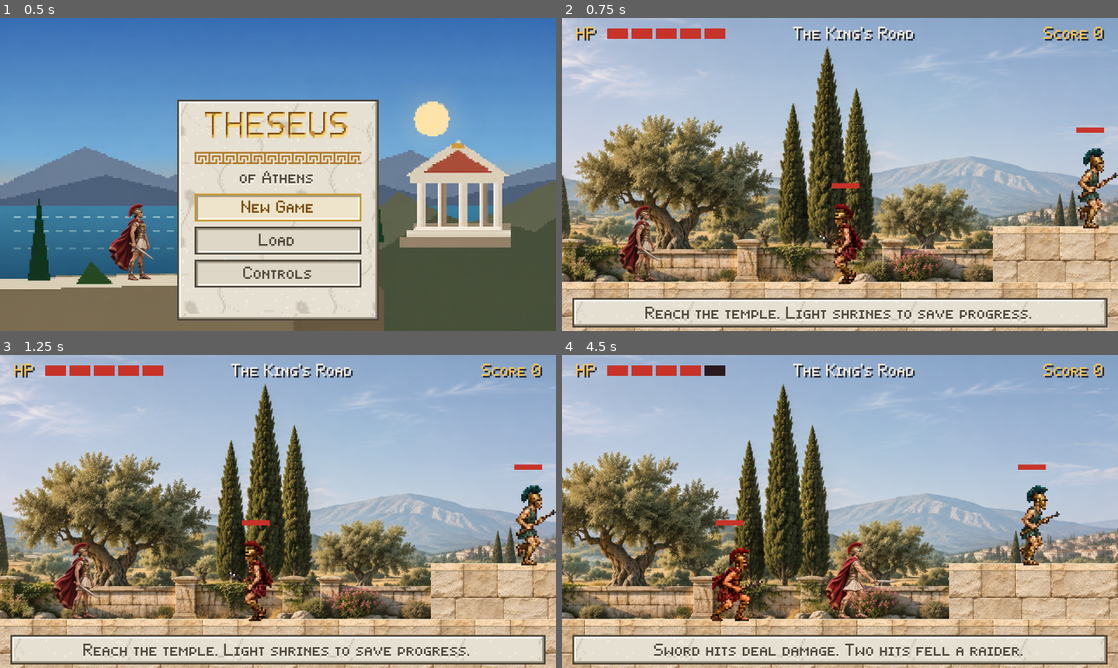
Above: before the commit, frames 1-4 (two rows, left to right).
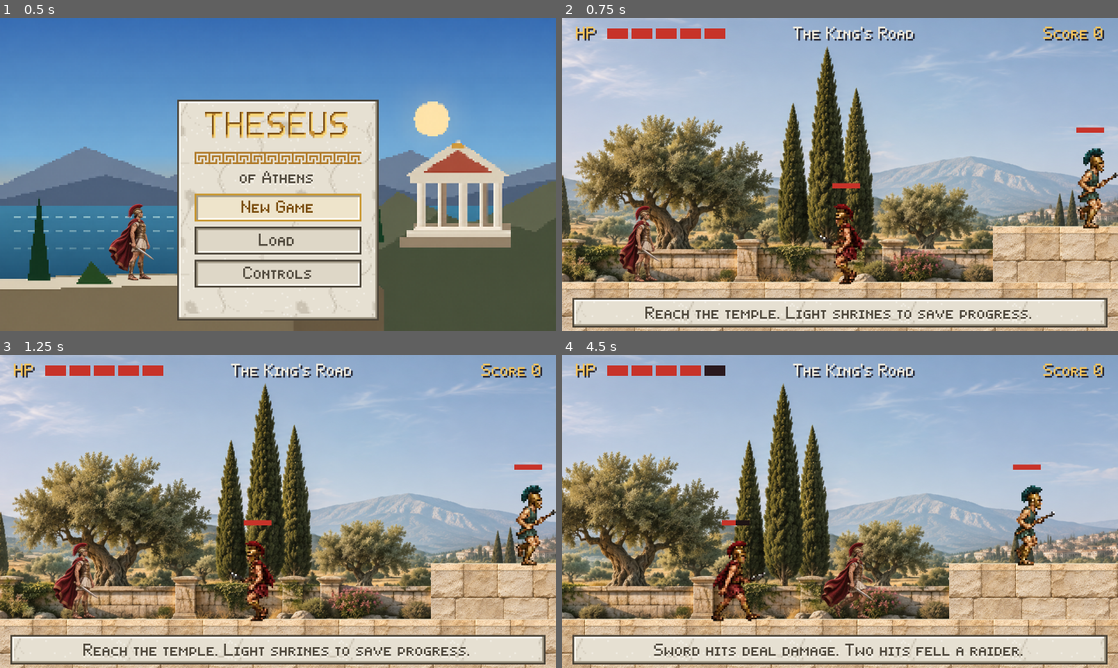
Above: after the commit, the same moments.

Repository: christsantiris/Theseus
Game: Godot game, scene res://scenes/main/main.tscn
The game is run twice, just before and just after one commit, with the same random seed, the same clock (stepped at 60 frames per second) and the same inputs. Sound files missing from this copy of the repository are replaced by a short silence.
Inputs:
- Up to frame 1 (0.5 s): no input
- Up to frame 2 (0.75 s): click "New Game" at 0.5 s
- Up to frame 3 (1.25 s): no input
- Up to frame 4 (4.5 s): tap Enter at 1.25 s; hold D (move_right) 1.28-2.78 s; tap Space (attack) at 1.35, 2.3, 2.85, 3.8, 4.35 s; tap Up (jump) at 1.52, 1.55, 1.82, 2.1, 2.27, 2.57, 3.05, 3.77, 4.07 s; hold A (move_left) 2.78-3.53 s; hold D (move_right) from 3.53 s (still down); tap Down (duck) at 3.6 s

Frame 1 is identical in both runs. In frame 2, 0.2% of the frame differs, in the area x 46-55%, y 52-86%; in frame 3, 0.6%; in frame 4, 3.0%, in the area x 26-90%, y 34-86%.

Commit message:
Curve level difficulty with tuned enemy timing

Diff:
--- a/scenes/enemies/bronze_bull.gd
+++ b/scenes/enemies/bronze_bull.gd
@@ -74,7 +74,7 @@
 			if _cooldown <= 0 and _can_engage():
 				_enter("windup")
 		"windup":
-			if _state_time >= WINDUP_SECONDS:
+			if _state_time >= _telegraph(WINDUP_SECONDS):
 				_enter("charge" if _corridor_clear(40) else "recover")
 		"charge":
 			if _state_time >= CHARGE_SECONDS or not _corridor_clear(36):
@@ -90,8 +90,8 @@
 			elif _corridor_clear(32):
 				velocity.x = direction * RIDE_SPEED
 		"recover":
-			if _state_time >= 0.5:
-				_cooldown = 1.0
+			if _state_time >= _punish(0.5):
+				_cooldown = _rest(1.0)
 				_enter("idle")
 	# A cool sheen marks the exposed back; amber warns that the ride is ending.
 	sprite.modulate = Color(1.15, 0.88, 0.65) if _state == "recover" else Color(0.85, 1.1, 1.15) if can_ride() else Color.WHITE
--- a/scenes/enemies/cerberus_pup.gd
+++ b/scenes/enemies/cerberus_pup.gd
@@ -67,7 +67,7 @@
 				_enter("windup")
 		"windup":
 			velocity.x = 0
-			if _state_time >= WINDUP_SECONDS:
+			if _state_time >= _telegraph(WINDUP_SECONDS):
 				# Follow the telegraphed direction, even if Theseus crossed behind us.
 				_enter("pounce" if _pounce_safe() else "recover")
 		"pounce":
@@ -79,9 +79,9 @@
 			velocity.x = 0
 			if _has_focus:
 				_face_player(FOCUS_HEIGHT)
-			if _state_time >= RECOVERY_SECONDS:
+			if _state_time >= _punish(RECOVERY_SECONDS):
 				_release_attack()
-				_cooldown = 0.9
+				_cooldown = _rest(0.9)
 				_enter("run")
 	sprite.modulate = Color(1.15, 0.92, 0.75) if _state == "windup" else Color.WHITE
 
--- a/scenes/enemies/cyclops_slinger.gd
+++ b/scenes/enemies/cyclops_slinger.gd
@@ -87,7 +87,7 @@
 				_enter("windup")
 		"windup":
 			# The direction and launch velocity stay fixed once the windup begins.
-			if _state_time >= WINDUP_SECONDS:
+			if _state_time >= _telegraph(WINDUP_SECONDS):
 				_enter("throw")
 		"throw":
 			if _state_time >= THROW_SECONDS:
@@ -95,13 +95,13 @@
 		"reload":
 			if _has_focus:
 				_face_player(FOCUS_HEIGHT)
-			if _state_time >= RELOAD_SECONDS:
+			if _state_time >= _punish(RELOAD_SECONDS):
 				_enter("recover")
 		"recover":
 			if _has_focus:
 				_face_player(FOCUS_HEIGHT)
-			if _state_time >= RECOVERY_SECONDS:
-				_cooldown = ATTACK_COOLDOWN
+			if _state_time >= _punish(RECOVERY_SECONDS):
+				_cooldown = _rest(ATTACK_COOLDOWN)
 				_enter("idle")
 	_tint()
 
--- a/scenes/enemies/enemy.gd
+++ b/scenes/enemies/enemy.gd
@@ -7,6 +7,7 @@
 const GRAVITY := 900.0
 const FOCUS_RANGE := 224.0
 const FOCUS_HEIGHT := 96.0
+const Difficulty := preload("res://scenes/levels/difficulty.gd")
 
 @export var points := 100
 @export var direction := 1
@@ -20,6 +21,9 @@
 @onready var sprite: AnimatedSprite2D = $AnimatedSprite2D
 @onready var contact: Area2D = $Contact
 
+## Level difficulty, assigned by the level before the enemy enters the tree.
+## Enemies placed elsewhere keep their authored timings.
+var tuning: Dictionary = Difficulty.NEUTRAL
 var alive := true
 var hp := 2
 var _body_shape := RectangleShape2D.new()
@@ -27,7 +31,10 @@
 
 
 func _ready() -> void:
+	if tuning.elite:
+		max_hp += 1
 	hp = max_hp
+	walk_speed *= tuning.speed
 	add_to_group("enemies")
 	_body_shape.size = Vector2(body_half_width * 2.0, body_height)
 	$CollisionShape2D.shape = _body_shape
@@ -55,6 +62,21 @@
 
 func _tick(_delta: float) -> void:
 	pass
+
+
+## Windup before an attack lands, scaled for the level.
+func _telegraph(seconds: float) -> float:
+	return Difficulty.telegraph(seconds, tuning)
+
+
+## Recovery after an attack, while the enemy can be countered.
+func _punish(seconds: float) -> float:
+	return Difficulty.punish(seconds, tuning)
+
+
+## Pause before the next attack.
+func _rest(seconds: float) -> float:
+	return Difficulty.rest(seconds, tuning)
 
 
 func _initial_animation() -> String:
--- a/scenes/enemies/hoplite.gd
+++ b/scenes/enemies/hoplite.gd
@@ -68,14 +68,14 @@
 			frame = 2
 		_show_rise(frame)
 		if _state_time >= 0.66:
-			_thrust_lock = 0.45
+			_thrust_lock = _rest(0.45)
 			_enter("march")
 	elif _state == "stun":
 		velocity.x = 0.0
 		_play("windup")
 		sprite.modulate = Color(1.45, 1.35, 0.85)
 		if _stun <= 0.0:
-			_thrust_lock = 0.4
+			_thrust_lock = _rest(0.4)
 			_enter("march")
 	elif _state == "march":
 		_move_with_focus(walk_speed, 30.0, delta)
@@ -87,7 +87,7 @@
 	elif _state == "windup":
 		velocity.x = 0.0
 		_play("windup")
-		if _state_time >= 0.22:
+		if _state_time >= _telegraph(0.22):
 			_enter("thrust")
 	elif _state == "thrust":
 		velocity.x = 0.0
@@ -101,7 +101,7 @@
 				_strike_hits[id] = true
 				body.hurt(1)
 		if _state_time >= 0.18:
-			_thrust_lock = 1.15
+			_thrust_lock = _rest(1.15)
 			_enter("march")
 
 
--- a/scenes/enemies/hydra.gd
+++ b/scenes/enemies/hydra.gd
@@ -81,7 +81,7 @@
 				if _active_head != null:
 					_enter("windup")
 		"windup":
-			if _state_time >= WINDUP_SECONDS:
+			if _state_time >= _telegraph(WINDUP_SECONDS):
 				_enter("strike" if _bite_clear() else "recover")
 		"strike":
 			if _state_time >= STRIKE_SECONDS:
@@ -90,8 +90,8 @@
 			if _state_time >= RETREAT_SECONDS:
 				_enter("recover")
 		"recover":
-			if _state_time >= RECOVERY_SECONDS:
-				_cooldown = 0.35
+			if _state_time >= _punish(RECOVERY_SECONDS):
+				_cooldown = _rest(0.35)
 				_enter("idle")
 	_update_heads()
 
--- a/scenes/enemies/lamia.gd
+++ b/scenes/enemies/lamia.gd
@@ -83,7 +83,7 @@
 				_face_player(16.0)
 				_enter("windup")
 		"windup":
-			if _state_time >= WINDUP_SECONDS:
+			if _state_time >= _telegraph(WINDUP_SECONDS):
 				_enter("strike")
 		"strike":
 			if _state_time >= STRIKE_SECONDS:
@@ -97,8 +97,8 @@
 			if _state_time >= GUARD_SECONDS:
 				_enter("recover")
 		"recover":
-			if _state_time >= RECOVERY_SECONDS:
-				_cooldown = ATTACK_COOLDOWN
+			if _state_time >= _punish(RECOVERY_SECONDS):
+				_cooldown = _rest(ATTACK_COOLDOWN)
 				_enter("idle")
 	_tint()
 
--- a/scenes/enemies/peltast.gd
+++ b/scenes/enemies/peltast.gd
@@ -66,7 +66,7 @@
 			_enter("windup")
 	elif _state == "windup":
 		velocity.x = 0.0
-		if _state_time >= WINDUP_SECONDS:
+		if _state_time >= _telegraph(WINDUP_SECONDS):
 			_enter("jab")
 	elif _state == "jab":
 		velocity.x = 0.0
@@ -78,8 +78,8 @@
 		velocity.x = 0.0
 		if _has_focus:
 			_face_player(FOCUS_HEIGHT)
-		if _state_time >= RECOVERY_SECONDS:
-			_cooldown = ATTACK_COOLDOWN
+		if _state_time >= _punish(RECOVERY_SECONDS):
+			_cooldown = _rest(ATTACK_COOLDOWN)
 			_enter("patrol")
 	_tint()
 
--- a/scenes/enemies/raider.gd
+++ b/scenes/enemies/raider.gd
@@ -60,7 +60,7 @@
 				_enter("windup")
 	elif _state == "windup":
 		velocity.x = 0.0
-		if _state_time >= WINDUP_SECONDS:
+		if _state_time >= _telegraph(WINDUP_SECONDS):
 			# Commit to the telegraphed direction; stepping past him causes a miss.
 			if _can_lunge():
 				_enter("lunge")
@@ -76,8 +76,8 @@
 		velocity.x = 0.0
 		if _has_focus:
 			_face_player(FOCUS_HEIGHT)
-		if _state_time >= RECOVERY_SECONDS:
-			_cooldown = ATTACK_COOLDOWN
+		if _state_time >= _punish(RECOVERY_SECONDS):
+			_cooldown = _rest(ATTACK_COOLDOWN)
 			_enter("patrol")
 	_tint()
 
--- a/scenes/enemies/satyr.gd
+++ b/scenes/enemies/satyr.gd
@@ -83,7 +83,7 @@
 					velocity.x = 0.0
 				_play("jump_rise" if velocity.y < 0 else "jump_fall")
 		"windup":
-			if _state_time >= WINDUP_SECONDS:
+			if _state_time >= _telegraph(WINDUP_SECONDS):
 				_enter("charge" if _charge_safe() else "recover")
 		"charge":
 			if _state_time >= CHARGE_SECONDS or not _charge_safe():
@@ -94,7 +94,7 @@
 		"recover", "stagger":
 			if _has_focus:
 				_face_player(FOCUS_HEIGHT)
-			if _state_time >= RECOVERY_SECONDS:
+			if _state_time >= _punish(RECOVERY_SECONDS):
 				_hop_wait = _rng.randf_range(0.3, 0.8)
 				_enter("idle")
 
@@ -169,7 +169,7 @@
 	velocity.x = 0.0
 	horns.position = Vector2(direction * 18, -24)
 	if next == "charge":
-		_cooldown = 1.1
+		_cooldown = _rest(1.1)
 		_strike_hits.clear()
 		_set_body(26, 28, Vector2(direction * 5, -14))
 		velocity.x = direction * CHARGE_SPEED
--- /dev/null
+++ b/scenes/levels/difficulty.gd
@@ -0,0 +1,82 @@
+extends RefCounted
+
+## Level difficulty curve shared by every enemy.
+##
+## Each lever eases from a forgiving Level 1 value toward a limit that stays
+## winnable, so every level is harder than the one before it by a shrinking step:
+##     multiplier(level) = limit + (start - limit) * rate ^ (level - 1)
+## Level 3 is the neutral baseline (all multipliers 1.0). Levels past 5 continue
+## the same curve; the floors below keep every attack readable and punishable.
+##
+##   level   telegraph  punish  rest   speed
+##     1       1.25      1.20   1.25   0.95
+##     2       1.11      1.09   1.11   0.98
+##     3       1.00      1.00   1.00   1.00
+##     4       0.92      0.93   0.91   1.02
+##     5       0.86      0.88   0.85   1.04
+##     8       0.77      0.78   0.72   1.09
+##
+## Damage stays at one health per hit on every level: with five health, larger
+## hits would be the sudden spike this curve is meant to avoid.
+
+## Shortest windup a tuned attack may have, in seconds. Human reaction time is
+## roughly 0.25 seconds, so a tuned telegraph is never shorter than this.
+const MIN_TELEGRAPH := 0.3
+## Shortest window to counter after a missed attack.
+const MIN_PUNISH := 0.35
+## Shortest pause between attacks.
+const MIN_REST := 0.35
+## Level from which a level's gate guard gains one extra health as a mini-boss.
+const ELITE_FROM_LEVEL := 3
+
+## start: Level 1 multiplier; limit: value approached on late levels; rate:
+## how quickly each level closes the remaining gap.
+const CURVES := {
+	# Windup before an attack lands. Lower is harder.
+	"telegraph": {"start": 1.25, "limit": 0.70, "rate": 0.7385},
+	# Recovery after an attack, while the enemy is open to a counter.
+	"punish": {"start": 1.20, "limit": 0.70, "rate": 0.7746},
+	# Cooldown between attacks. Lower means more frequent attacks.
+	"rest": {"start": 1.25, "limit": 0.60, "rate": 0.7845},
+	# Patrol and pursuit speed. Higher is harder.
+	"speed": {"start": 0.95, "limit": 1.25, "rate": 0.9129},
+}
+
+## Tuning for enemies placed outside a level, such as review scenes and
+## behaviour tests: authored timings exactly, without floors.
+const NEUTRAL := {"level": 0, "telegraph": 1.0, "punish": 1.0, "rest": 1.0, "speed": 1.0, "elite": false}
+
+
+static func multiplier(lever: String, level: int) -> float:
+	var curve: Dictionary = CURVES[lever]
+	var steps := maxi(level, 1) - 1
+	return curve.limit + (curve.start - curve.limit) * pow(curve.rate, steps)
+
+
+static func for_level(level: int, elite := false) -> Dictionary:
+	return {
+		"level": level,
+		"telegraph": multiplier("telegraph", level),
+		"punish": multiplier("punish", level),
+		"rest": multiplier("rest", level),
+		"speed": multiplier("speed", level),
+		"elite": elite and level >= ELITE_FROM_LEVEL,
+	}
+
+
+static func telegraph(seconds: float, tuning: Dictionary) -> float:
+	return _scaled(seconds, tuning, "telegraph", MIN_TELEGRAPH)
+
+
+static func punish(seconds: float, tuning: Dictionary) -> float:
+	return _scaled(seconds, tuning, "punish", MIN_PUNISH)
+
+
+static func rest(seconds: float, tuning: Dictionary) -> float:
+	return _scaled(seconds, tuning, "rest", MIN_REST)
+
+
+static func _scaled(seconds: float, tuning: Dictionary, lever: String, floor_seconds: float) -> float:
+	if tuning.level <= 0:
+		return seconds
+	return maxf(seconds * tuning[lever], floor_seconds)
--- a/scenes/levels/level_1.gd
+++ b/scenes/levels/level_1.gd
@@ -17,6 +17,7 @@
 	"cerberus_pup": preload("res://scenes/enemies/cerberus_pup.tscn"),
 	"hydra": preload("res://scenes/enemies/hydra.tscn"),
 }
+const Difficulty := preload("res://scenes/levels/difficulty.gd")
 const FLASK := preload("res://scenes/pickups/health_flask.tscn")
 const CHECKPOINT := preload("res://scenes/objects/checkpoint.tscn")
 const GATE := preload("res://scenes/objects/temple_gate.tscn")
@@ -126,6 +127,10 @@
 	enemy.direction = -1
 	enemy.patrol_left = encounter.patrol.x
 	enemy.patrol_right = encounter.patrol.y
+	# The Hydra is already a multi-head boss, so only ordinary gate guards gain
+	# the elite health bonus.
+	var elite: bool = encounter.name == layout.GATE_GUARD and encounter.kind != "hydra"
+	enemy.tuning = Difficulty.for_level(level_number, elite)
 	enemy.defeated.connect(_on_enemy_defeated.bind(String(encounter.name)))
 	return enemy
 
--- a/scenes/levels/level_2_layout.gd
+++ b/scenes/levels/level_2_layout.gd
@@ -43,11 +43,11 @@
 	{"name": "SpartoiQuay", "kind": "spartoi", "position": Vector2(1328, 168), "patrol": Vector2(1280, 1376)},
 	{"name": "BirdHighQuay", "kind": "bird", "position": Vector2(1536, 124), "patrol": Vector2(1424, 1552)},
 	{"name": "BirdLowQuay", "kind": "bird", "position": Vector2(1664, 176), "patrol": Vector2(1600, 1680)},
-	{"name": "TelchineCliffs", "kind": "telchine", "position": Vector2(2464, 216), "patrol": Vector2(2432, 2512)},
+	{"name": "TelchineCliffs", "kind": "telchine", "position": Vector2(2496, 216), "patrol": Vector2(2432, 2512)},
 	{"name": "SpartoiCliffs", "kind": "spartoi", "position": Vector2(2608, 200), "patrol": Vector2(2560, 2656)},
 	{"name": "BirdHighCliffs", "kind": "bird", "position": Vector2(2768, 140), "patrol": Vector2(2704, 2800)},
 	{"name": "BirdLowRuins", "kind": "bird", "position": Vector2(3168, 128), "patrol": Vector2(3120, 3216)},
-	{"name": "TelchineRuins", "kind": "telchine", "position": Vector2(3312, 120), "patrol": Vector2(3264, 3360)},
+	{"name": "TelchineRuins", "kind": "telchine", "position": Vector2(3344, 120), "patrol": Vector2(3264, 3360)},
 	{"name": "SpartoiSummit", "kind": "spartoi", "position": Vector2(3456, 104), "patrol": Vector2(3408, 3504)},
 	{"name": "SpartoiCoast", "kind": "spartoi", "position": Vector2(4144, 280), "patrol": Vector2(4080, 4208)},
 	{"name": "TelchineSanctuary", "kind": "telchine", "position": Vector2(4400, 248), "patrol": Vector2(4352, 4448)},
@@ -55,7 +55,6 @@
 ]
 
 const FLASKS := [
-	{"name": "HealthFlaskCoast", "position": Vector2(520, 280)},
 	{"name": "HealthFlaskQuay", "position": Vector2(1200, 184)},
 	{"name": "HealthFlaskCliff", "position": Vector2(2880, 168)},
 	{"name": "HealthFlaskDescent", "position": Vector2(3760, 200)},
--- a/scenes/levels/level_5_layout.gd
+++ b/scenes/levels/level_5_layout.gd
@@ -50,7 +50,6 @@
 	{"name": "HealthFlaskBullLedge", "position": Vector2(616, 224), "bonus": true},
 	{"name": "HealthFlaskTemple", "position": Vector2(1216, 248)},
 	{"name": "HealthFlaskCauseway", "position": Vector2(2120, 280)},
-	{"name": "HealthFlaskClimb", "position": Vector2(2784, 200)},
 	{"name": "HealthFlaskHighLedge", "position": Vector2(3384, 112), "bonus": true},
 	{"name": "HealthFlaskSanctuary", "position": Vector2(4368, 280)},
 ]
--- /dev/null
+++ b/tests/difficulty_curve.gd
@@ -0,0 +1,142 @@
+extends SceneTree
+
+## Guards the level difficulty curve: every level must be harder than the one
+## before it, by a manageable step, and every tuned attack must stay readable.
+## New level_N_layout.gd files are scored automatically.
+##
+## The score is a heuristic for comparing levels, not a simulation:
+##   threat   = sum of enemy weights, x1.5 for an elite gate guard, x1.15 for an
+##              enemy that can join a neighbour within GROUP_RANGE
+##   pressure = 1/telegraph * sqrt(1/punish) * sqrt(1/rest) * speed (level curve)
+##   score    = threat * pressure * survival + PIT_COST per spike pit
+##   survival = (BASE_HEALTH + BASE_HEALING) / (BASE_HEALTH + flask healing);
+##              bonus flasks on risky ledges count half
+## Healing is the main content lever for smoothing steps: a level that adds
+## heavier enemies can carry more flasks, and a lighter one fewer.
+
+const Difficulty := preload("res://scenes/levels/difficulty.gd")
+const LEVELS_DIR := "res://scenes/levels"
+## Relative danger at neutral tuning; a two-health Raider is 1.0.
+const WEIGHTS := {
+	# Lane obstacles with one health; dangerous mainly when mistimed.
+	"bird": 0.7,
+	# Pursues and lunges.
+	"raider": 1.0, "spartoi": 1.0,
+	# Holds ground and jabs at short range.
+	"peltast": 0.9, "telchine": 0.9,
+	# Invulnerable crouch and the quickest authored windup.
+	"hoplite": 1.25,
+	# Hops and charges; can be bounced on.
+	"satyr": 1.2,
+	# Long reach, invulnerable guard after each strike.
+	"lamia": 1.2,
+	# Fast pursuers that come in pairs (the pair bonus applies too).
+	"cerberus_pup": 1.1,
+	# Ranged boulders and three health.
+	"cyclops": 1.4,
+	# Committed charges and four health.
+	"bronze_bull": 1.6,
+	# Three heads with two health each.
+	"hydra": 4.0,
+}
+const GROUP_RANGE := 128.0
+const PIT_COST := 0.5
+const BASE_HEALTH := 5.0
+const BASE_HEALING := 10.0
+## Each level must be at least 10% and at most 40% harder than the one before.
+const MIN_STEP := 1.1
+const MAX_STEP := 1.4
+
+var _failures := 0
+
+
+func _initialize() -> void:
+	_check_curve()
+	_check_floors()
+	var scores := {}
+	for level in _level_numbers():
+		scores[level] = _score(level)
+	var levels := scores.keys()
+	levels.sort()
+	for i in levels.size():
+		var level: int = levels[i]
+		var line := "Level %d: %.1f" % [level, scores[level]]
+		if i > 0:
+			var ratio: float = scores[level] / scores[levels[i - 1]]
+			line += "  (x%.2f)" % ratio
+			_expect(ratio >= MIN_STEP, "Level %d is harder than level %d" % [level, levels[i - 1]])
+			_expect(ratio <= MAX_STEP, "Level %d is at most %d%% harder than level %d" % [level, roundi((MAX_STEP - 1.0) * 100), levels[i - 1]])
+		print(line)
+	if _failures == 0:
+		print("PASS: difficulty rises every level in bounded steps; tuned attacks keep readable windups and counters.")
+	quit(1 if _failures else 0)
+
+
+func _check_curve() -> void:
+	# Each lever moves the same way every level, by a shrinking amount.
+	for lever: String in Difficulty.CURVES:
+		var harder_when_lower: bool = lever != "speed"
+		var previous_step := INF
+		for level in range(1, 21):
+			var a := Difficulty.multiplier(lever, level)
+			var b := Difficulty.multiplier(lever, level + 1)
+			var step := absf(b - a)
+			_expect((b < a) == harder_when_lower and step > 0.0, "%s gets harder from level %d to %d" % [lever, level, level + 1])
+			_expect(step <= previous_step + 1e-6, "%s steps shrink by level %d" % [lever, level + 1])
+			previous_step = step
+	for lever in ["telegraph", "punish", "rest", "speed"]:
+		_expect(absf(Difficulty.multiplier(lever, 3) - 1.0) < 0.005, "%s is neutral on level 3" % lever)
+
+
+func _check_floors() -> void:
+	# The fastest authored windup (Hoplite, 0.22 s) still gets a fair telegraph
+	# on the hardest level the curve can reach.
+	var late := Difficulty.for_level(50)
+	_expect(Difficulty.telegraph(0.22, late) >= Difficulty.MIN_TELEGRAPH, "Late telegraphs stay at least %.2f s" % Difficulty.MIN_TELEGRAPH)
+	_expect(Difficulty.punish(0.4, late) >= Difficulty.MIN_PUNISH, "Late counter windows stay open")
+	_expect(Difficulty.rest(0.35, late) >= Difficulty.MIN_REST, "Late attack pauses stay above the floor")
+	_expect(Difficulty.telegraph(0.45, Difficulty.NEUTRAL) == 0.45, "Untuned enemies keep authored timings")
+	_expect(not Difficulty.for_level(2, true).elite and Difficulty.for_level(3, true).elite, "Gate guards become elite from level 3")
+
+
+func _score(level: int) -> float:
+	var layout: Script = load("%s/level_%d_layout.gd" % [LEVELS_DIR, level])
+	var tuning := Difficulty.for_level(level)
+	var pressure: float = (
+		1.0 / tuning.telegraph * sqrt(1.0 / tuning.punish) * sqrt(1.0 / tuning.rest) * tuning.speed
+	)
+	var threat := 0.0
+	for encounter: Dictionary in layout.ENEMIES:
+		_expect(WEIGHTS.has(encounter.kind), "Level %d enemy kind %s has a difficulty weight" % [level, encounter.kind])
+		var weight: float = WEIGHTS.get(encounter.kind, 1.0)
+		if encounter.name == layout.GATE_GUARD and encounter.kind != "hydra" and level >= Difficulty.ELITE_FROM_LEVEL:
+			weight *= 1.5
+		for other: Dictionary in layout.ENEMIES:
+			if other != encounter and absf(other.position.x - encounter.position.x) <= GROUP_RANGE:
+				weight *= 1.15
+				break
+		threat += weight
+	var healing := 0.0
+	for flask: Dictionary in layout.FLASKS:
+		healing += 1.0 if flask.get("bonus", false) else 2.0
+	var constants := layout.get_script_constant_map()
+	var pits: int = constants.PITS.size() if constants.has("PITS") else 0
+	var survival := (BASE_HEALTH + BASE_HEALING) / (BASE_HEALTH + healing)
+	return threat * pressure * survival + PIT_COST * pits
+
+
+func _level_numbers() -> Array[int]:
+	var numbers: Array[int] = []
+	for file in DirAccess.get_files_at(LEVELS_DIR):
+		if file.begins_with("level_") and file.ends_with("_layout.gd"):
+			var number := file.trim_prefix("level_").trim_suffix("_layout.gd")
+			if number.is_valid_int():
+				numbers.append(number.to_int())
+	numbers.sort()
+	return numbers
+
+
+func _expect(condition: bool, message: String) -> void:
+	if not condition:
+		_failures += 1
+		push_error("FAIL: " + message)
Not shown, added: scenes/levels/difficulty.gd.uid
Not shown, added: tests/difficulty_curve.gd.uid
Not shown, changed: docs/level_2.md
Not shown, changed: docs/level_3.md
Not shown, changed: docs/level_5.md
